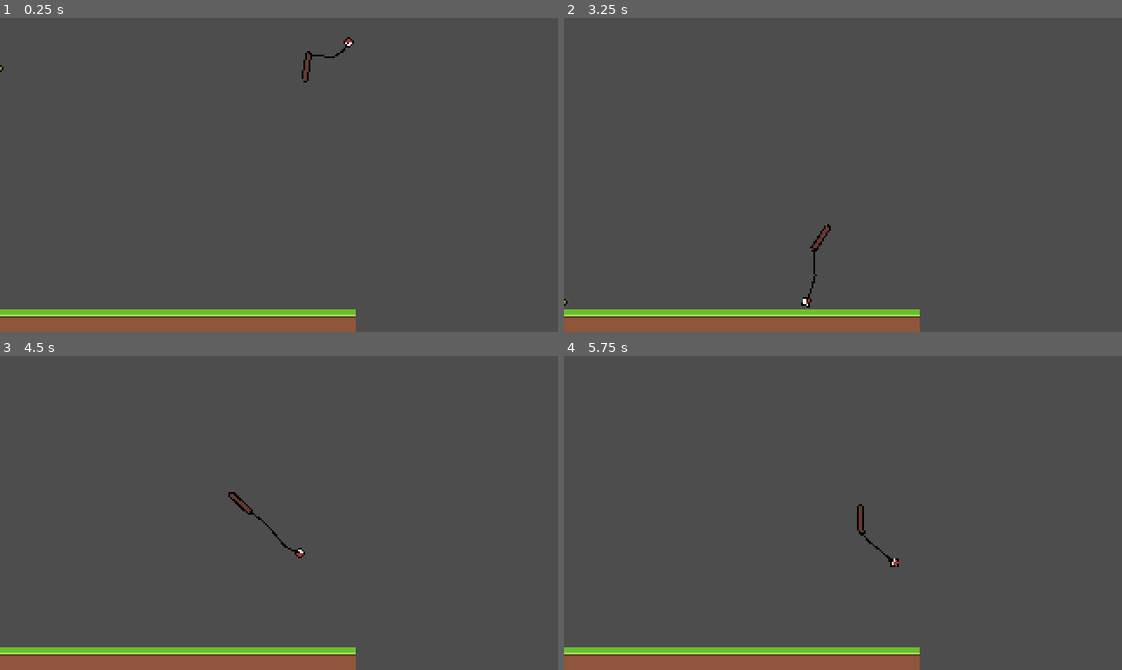
Above: before the commit, frames 1-4 (two rows, left to right).
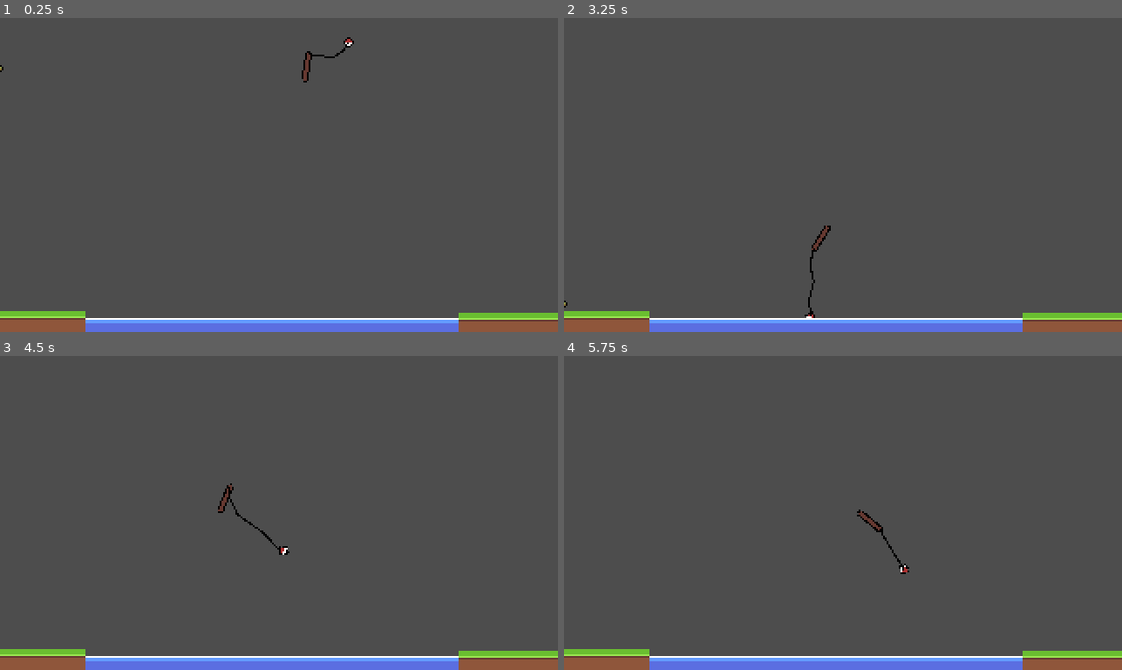
Above: after the commit, the same moments.

Repository: thomz12/LD58
Game: Godot game, scene res://scenes/main.tscn
Same seed, same stepped clock (60 frames per second), same inputs: the game is played once before the commit and once after it.
Inputs (mouse positions are in pixels of both pictures, inside the frame that each line leads up to):
- Up to frame 1 (0.25 s): no input
- Up to frame 2 (3.25 s): move the mouse to (965, 159) at 0.52 s; move the mouse to (731, 190) at 1.27 s; move the mouse to (898, 105) at 2.02 s; move the mouse to (815, 237) at 2.77 s
- Up to frame 3 (4.5 s): move the mouse to (446, 560) at 3.52 s; move the mouse to (111, 465) at 4.27 s
- Up to frame 4 (5.75 s): move the mouse to (870, 513) at 5.02 s

The runs differ from the first frame. In frame 1, 5.7% of the frame differs, in the area x 0-100%, y 92-100%; in frame 2, 5.9%; in frame 3, 6.2%, in the area x 0-100%, y 40-100%; in frame 4, 6.1%.

Commit message:
Water and ground on both sides

Diff:
--- a/ld-58/scenes/main.tscn
+++ b/ld-58/scenes/main.tscn
@@ -1,14 +1,15 @@
-[gd_scene load_steps=7 format=3 uid="uid://bgjyxgqyuigc1"]
+[gd_scene load_steps=8 format=3 uid="uid://bgjyxgqyuigc1"]
 
 [ext_resource type="PackedScene" uid="uid://cxdp0ygjeeag3" path="res://scenes/fishing/rod.tscn" id="1_o5qli"]
 [ext_resource type="Texture2D" uid="uid://dlipgeh8lptfa" path="res://sprites/ground.png" id="2_0wfyh"]
+[ext_resource type="Texture2D" uid="uid://bh30bgc4emjgm" path="res://sprites/water.png" id="3_jyhfs"]
 [ext_resource type="Script" uid="uid://bvbvc15cva7lv" path="res://scripts/float_area.gd" id="5_tbgi4"]
+
+[sub_resource type="RectangleShape2D" id="RectangleShape2D_jyhfs"]
+size = Vector2(456, 20)
 
 [sub_resource type="RectangleShape2D" id="RectangleShape2D_sugp2"]
 size = Vector2(16, 16)
-
-[sub_resource type="RectangleShape2D" id="RectangleShape2D_jyhfs"]
-size = Vector2(456, 20)
 
 [sub_resource type="RectangleShape2D" id="RectangleShape2D_tbgi4"]
 size = Vector2(405.5, 188.5)
@@ -18,7 +19,24 @@
 [node name="Rod" parent="." instance=ExtResource("1_o5qli")]
 position = Vector2(207, -93)
 
+[node name="Water" type="StaticBody2D" parent="."]
+position = Vector2(51, 184)
+collision_layer = 128
+metadata/is_water = true
+
+[node name="CollisionShape2D" type="CollisionShape2D" parent="Water"]
+position = Vector2(214, 1)
+shape = SubResource("RectangleShape2D_jyhfs")
+
+[node name="Sprite2D" type="Sprite2D" parent="Water"]
+texture_repeat = 2
+position = Vector2(115, -5)
+texture = ExtResource("3_jyhfs")
+region_enabled = true
+region_rect = Rect2(0, 0, 344, 16)
+
 [node name="Background" type="StaticBody2D" parent="."]
+position = Vector2(-155, 1)
 
 [node name="Sprite2D" type="Sprite2D" parent="Background"]
 position = Vector2(0, 175)
@@ -30,16 +48,21 @@
 scale = Vector2(25.44, 1)
 shape = SubResource("RectangleShape2D_sugp2")
 
-[node name="Water" type="StaticBody2D" parent="."]
-position = Vector2(206, 183)
-collision_layer = 128
-metadata/is_water = true
+[node name="Background2" type="StaticBody2D" parent="."]
+position = Vector2(467, 2)
 
-[node name="CollisionShape2D" type="CollisionShape2D" parent="Water"]
-position = Vector2(214, 1)
-shape = SubResource("RectangleShape2D_jyhfs")
+[node name="Sprite2D" type="Sprite2D" parent="Background2"]
+position = Vector2(0, 175)
+scale = Vector2(25.44, 1)
+texture = ExtResource("2_0wfyh")
+
+[node name="CollisionShape2D" type="CollisionShape2D" parent="Background2"]
+position = Vector2(0, 175)
+scale = Vector2(25.44, 1)
+shape = SubResource("RectangleShape2D_sugp2")
 
 [node name="GroundArea" type="Area2D" parent="."]
+position = Vector2(-155, 1)
 collision_layer = 512
 collision_mask = 65
 script = ExtResource("5_tbgi4")
@@ -47,3 +70,13 @@
 [node name="Shape" type="CollisionShape2D" parent="GroundArea"]
 position = Vector2(-0.5, 82.5)
 shape = SubResource("RectangleShape2D_tbgi4")
+
+[node name="GroundArea2" type="Area2D" parent="."]
+position = Vector2(467, -1)
+collision_layer = 512
+collision_mask = 65
+script = ExtResource("5_tbgi4")
+
+[node name="Shape" type="CollisionShape2D" parent="GroundArea2"]
+position = Vector2(-0.5, 82.5)
+shape = SubResource("RectangleShape2D_tbgi4")
Binary file added: ld-58/sprites/water.png
Not shown, added: ld-58/sprites/water.png.import
